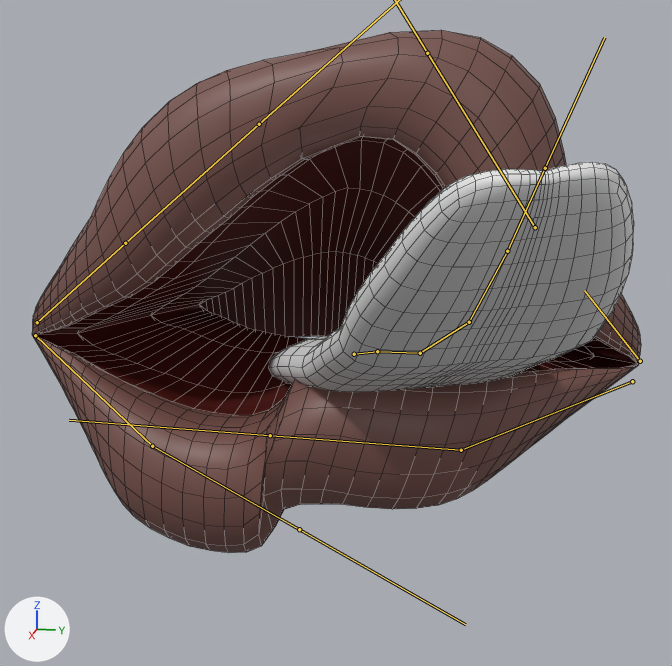
The FBX model The Singularity/Assets/Prefab/PREFAB ESCENAS/ESCENA 2/boca.fbx as it was, and as the next commit left it.
Both versions are drawn from a camera (50 mm lens) standing at (11.74, 2.32, 4.64) and looking at (2.22, 0.41, 2.26). Arrows for +X, +Y and +Z are at lower left; the lights stay in place. Both versions are drawn at frame 20 of the action 'Armature.001|ArmatureAction'; the numbers are the values there. The bones that bend it are drawn over the model as lines. Mesh edges are drawn as thin lines.
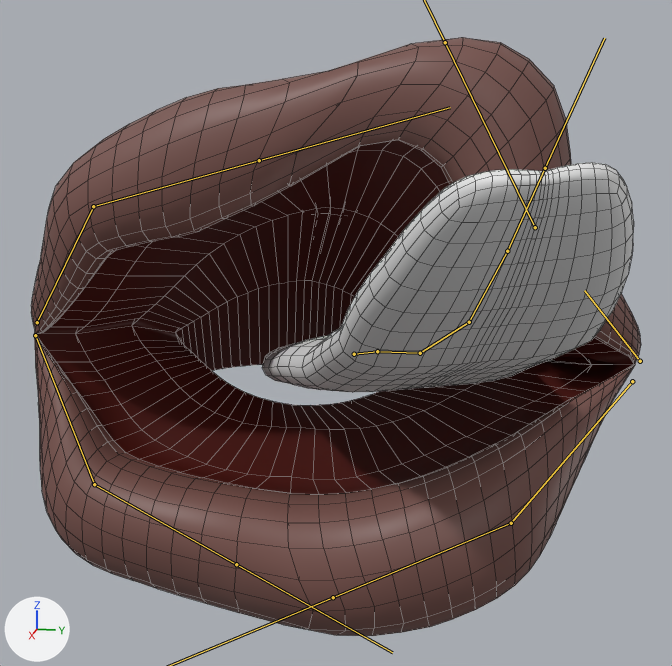
Pixel boxes (x1, y1, x2, y2) of what changed, in the pictures (672 x 666 px):
'Plane', posed (15% taller): before (32, 30, 641, 553); after (31, 37, 641, 636)
bone 'Bone.001', root to tip: before (535, 227) to (427, 53); after (535, 227) to (445, 42)
bone 'Bone.002', root to tip: before (632, 381) to (461, 450); after (632, 381) to (511, 523)
bone 'Bone.004', root to tip: before (37, 322) to (125, 243); after (37, 322) to (93, 206)
bone 'Bone.005', root to tip: before (125, 243) to (259, 124); after (93, 206) to (259, 160)
bone 'Bone.006', root to tip: before (35, 335) to (152, 446); after (35, 335) to (94, 484)
bone 'Bone.007', root to tip: before (152, 446) to (299, 529); after (94, 484) to (236, 564)

The change in detail:
Bone 'Bone.001' (bone_bone_001) turns from (-26, -10, -1) to (-31, -9, -2) degrees about its own x, y and z.
Bone 'Bone.002' (bone_bone_002) turns from (-1, -5, 3) to (26, 4, 1) degrees about its own x, y and z.
Bone 'Bone.004' (bone_bone_004) turns from (7, 2, -2) to (25, 3, 1) degrees about its own x, y and z.
Bone 'Bone.005' (bone_bone_005) turns from (17, -2, 1) to (-24, 0, -2) degrees about its own x, y and z.
Bone 'Bone.006' (bone_bone_006) turns from (-2, 0, 0) to (-33, 0, 4) degrees about its own x, y and z.
Bone 'Bone.007' (bone_bone_007) turns from (-5, 0, 0) to (26, 5, 3) degrees about its own x, y and z.
